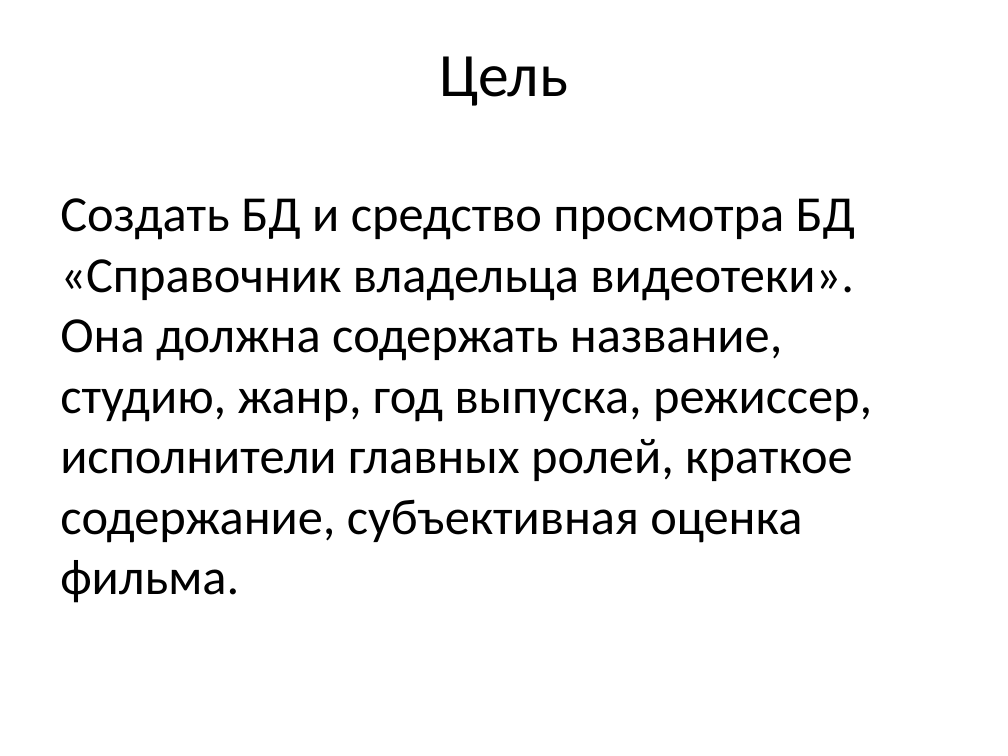
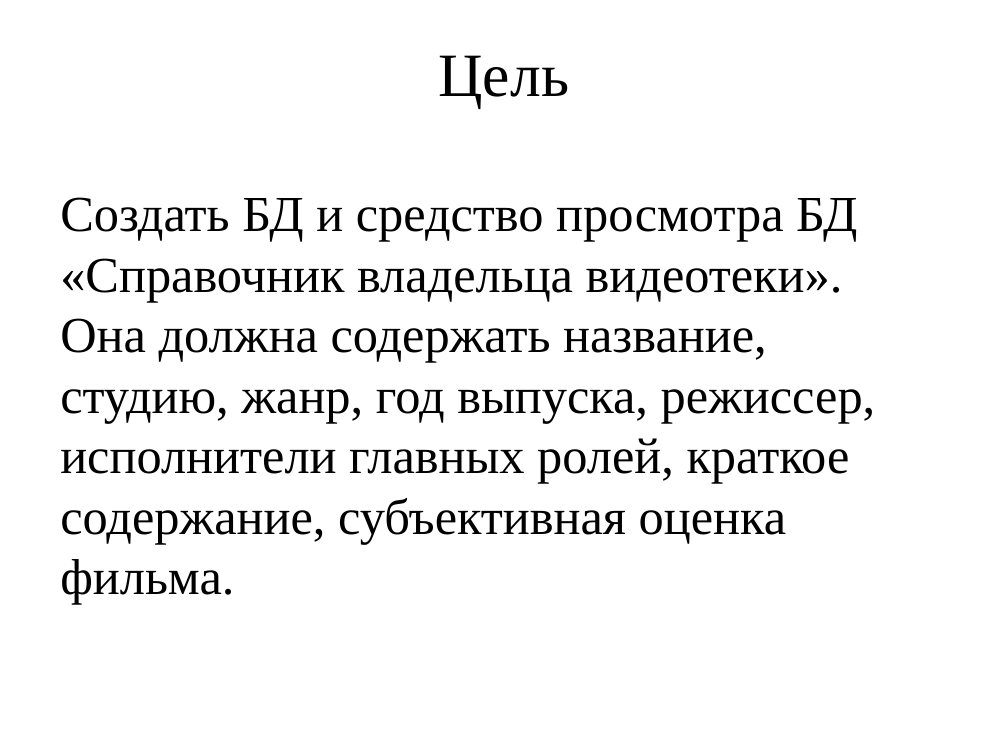
Before and after one commit to HIKAMURACHI/DataBase, a slide deck: slide 2 of PROT_PRA.ppt. Drawn at 1008x756 pixels with LibreOffice and Linux fonts; fonts in the diff are those of the drawing. Boxes give left, top, right and bottom in pixels: in the first picture for what was removed or moved away, otherwise in the second. Text is boxed around its words. In the diff, an @@ line names an element or a change of style, - is before the commit and + after.

```diff
--- a/PROT_PRA.ppt
+++ b/PROT_PRA.ppt
@@ text "Цель" at bbox=[439, 55, 570, 108]: font Calibri to Times New Roman @@
@@ text "Создать БД и средство просмотра ..." at bbox=[60, 197, 876, 605]: font Calibri to Times New Roman @@
```
Also in this commit, not shown: 12 other slides changed.
